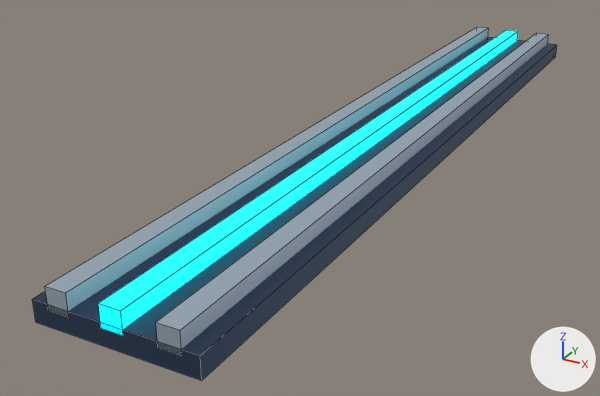
Renders of the Blender file art/cable_low.blend from each side of a commit.
The view is the same before and after, from a 50 mm camera at (1.42, -3.48, 1.34) aimed at (-0.32, -0.33, -0.24). Arrows for +X, +Y and +Z are at lower right; the lights stay in place. The first picture is the older version. Mesh edges are drawn as thin lines.

Names of what the first picture shows: 'Cable', 'Cable tray', 'Cable.001', 'Cable.002'.
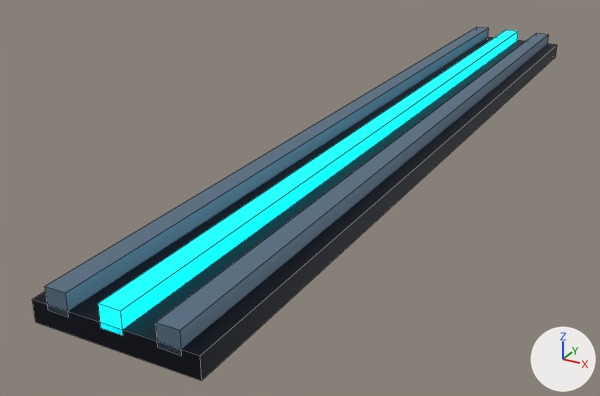
The change in detail:
Material 'dark' (mat_dark) changes colour from dark blue #32455f to black #080f1d; in linear values from (0.0314, 0.0588, 0.114) to (0.00243, 0.00478, 0.0123).
Material 'edge' (mat_edge) changes colour from light grey #acbdcb to blue #698298; in linear values from (0.412, 0.51, 0.596) to (0.141, 0.223, 0.314).

Changed parts and their boxes [x1, y1, x2, y2] in the pictures (600 x 396 px):
'Cable tray', recoloured
    both: [32, 37, 557, 381]
'Cable.002', recoloured
    both: [156, 33, 549, 354]
'Cable', recoloured
    both: [45, 27, 489, 316]
